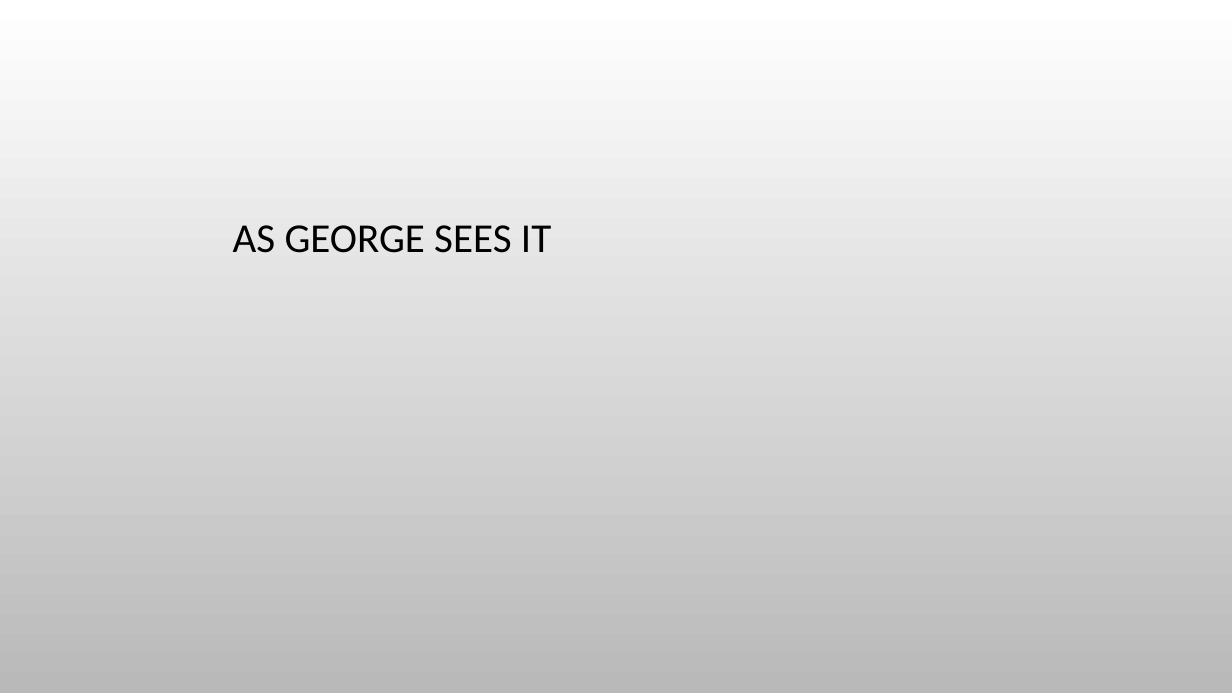
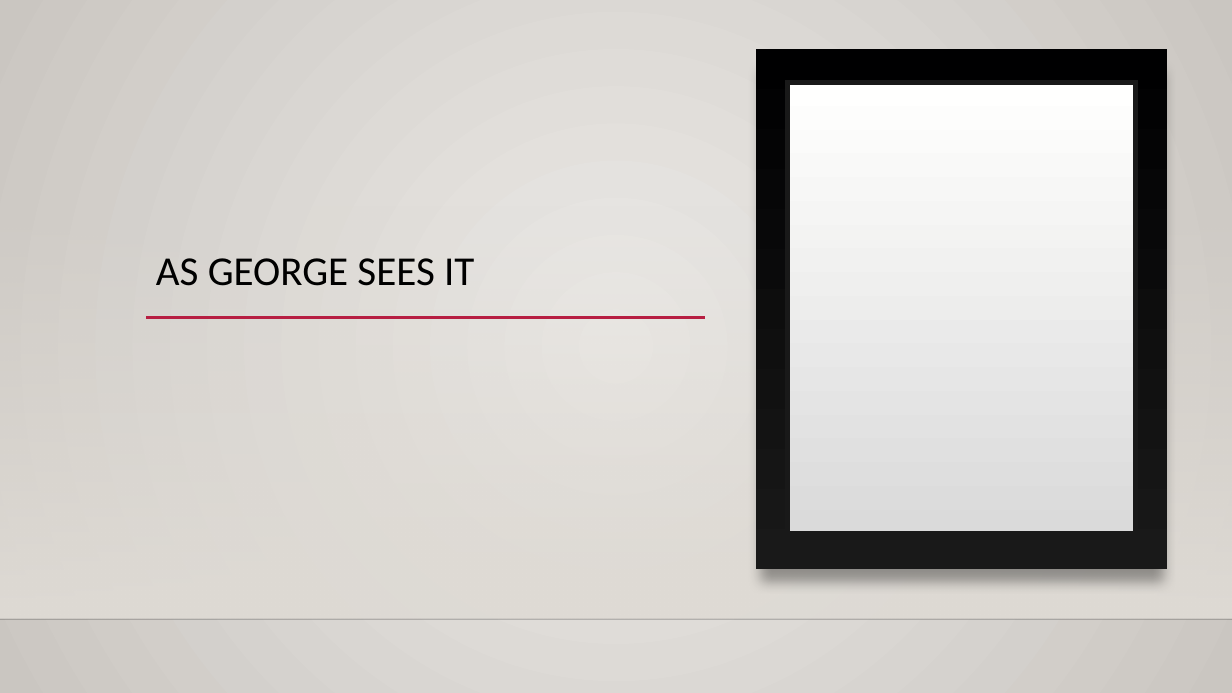
Before and after one commit to Gracewj/615-officer-, a slide deck: slide 4 of russel2000.pptx. Drawn at 1232x693 pixels with LibreOffice and Linux fonts; fonts in the diff are those of the drawing; background and template pictures are left out. Boxes give left, top, right and bottom in pixels: in the first picture for what was removed or moved away, otherwise in the second. Text is boxed around its words. In the diff, an @@ line names an element or a change of style, - is before the commit and + after.

```diff
--- a/russel2000.pptx
+++ b/russel2000.pptx
@@ background picture (left out) to gradient #ECEAE7 to #CAC7C1 @@
@@ rectangle added at (x1=756, y1=49, x2=1168, y2=569), fill gradient #000001 to #191919 @@
@@ rectangle added at (x1=787, y1=82, x2=1136, y2=533), fill gradient #DADADA to #FFFFFE, outline #191919 4 pt @@
@@ title "AS GEORGE SEES IT" moved from (x1=233, y1=225, x2=551, y2=253) to (x1=156, y1=258, x2=474, y2=286) @@
@@ title "AS GEORGE SEES IT" at (x1=156, y1=258, x2=474, y2=286): alignment centre to left @@
@@ rectangle added at (x1=0, y1=204, x2=1232, y2=619), fill gradient #DFDBD5 @@
@@ line added from (146, 318) to (705, 318), #B71E42 2.5 pt @@
@@ line added from (0, 619) to (1232, 619), #000001 1 pt @@
```
Also in this commit, not shown: 2 other slides changed, 3 slides added, 2 slides removed, 4 other files.
